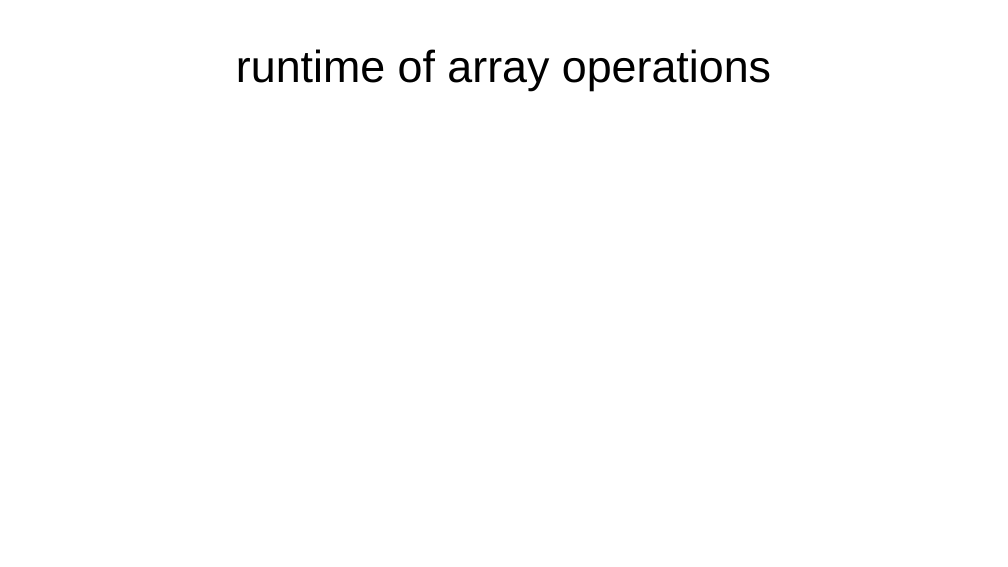
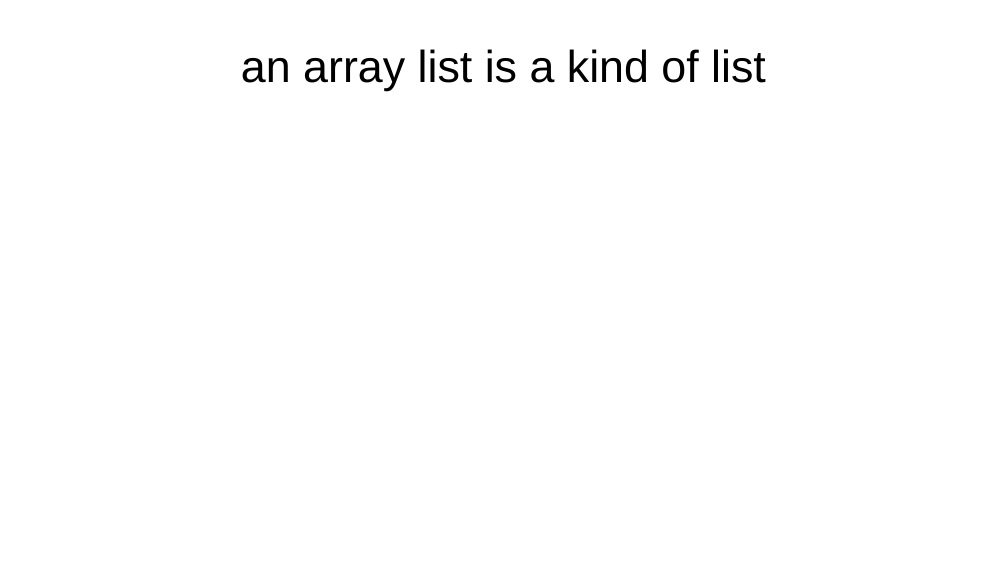
Before and after one commit to james-bern/CS136-SLIDES, a slide deck: slide 37 of 2024/Scratch.pptx (slide 16 before the commit). Drawn at 1008x567 pixels with LibreOffice and Linux fonts; fonts in the diff are those of the drawing; grey boxes stand for pictures. Boxes give left, top, right and bottom in pixels: in the first picture for what was removed or moved away, otherwise in the second. Text is boxed around its words. In the diff, an @@ line names an element or a change of style, - is before the commit and + after.

```diff
--- a/2024/Scratch.pptx
+++ b/2024/Scratch.pptx
@@ title at bbox=[241, 49, 766, 91]: text changed @@
-runtime of array operations
+an array list is a kind of list
```
Also in this commit, not shown: 41 other slides changed, 50 slides added, 29 slides removed, 6 other files.
